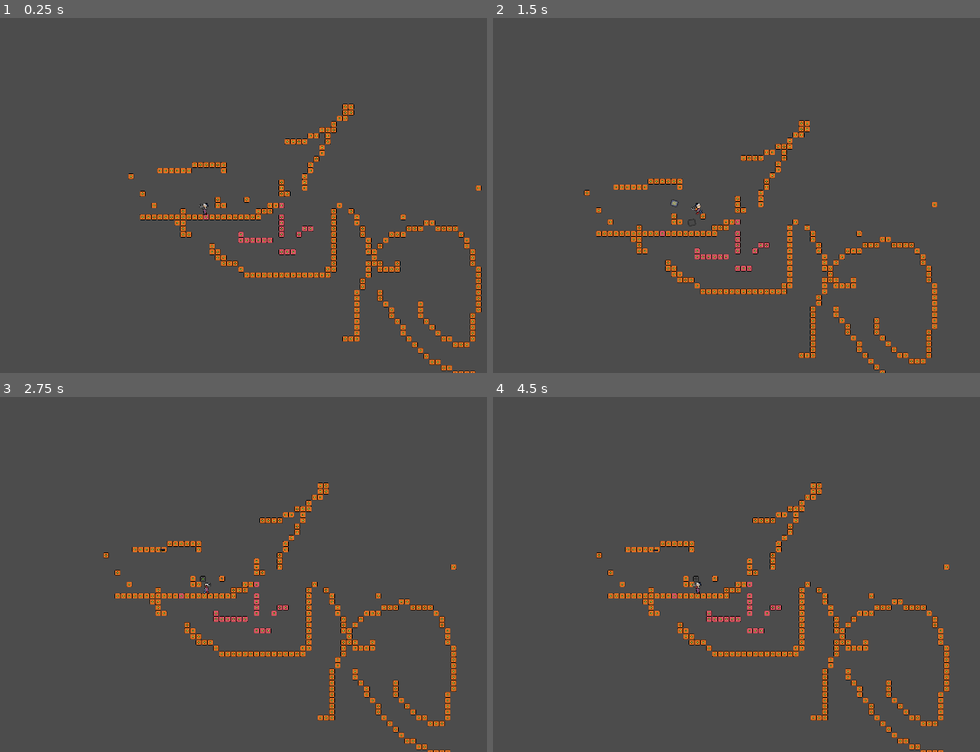
Above: before the commit, frames 1-4 (two rows, left to right).
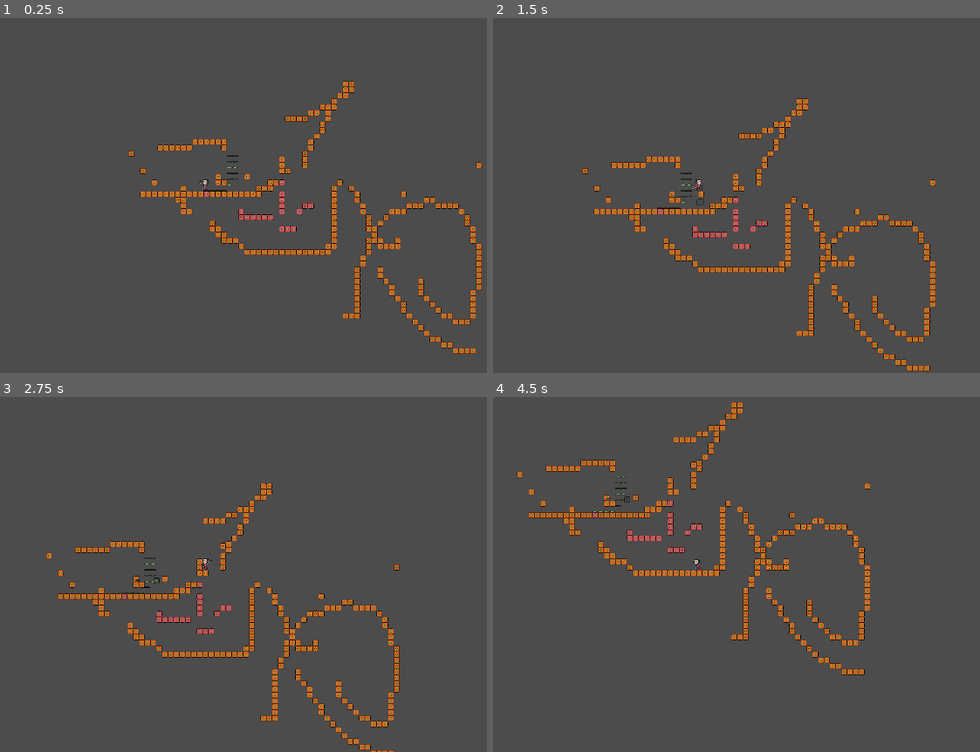
Above: after the commit, the same moments.

Repository: Hoyoll/unnamed-game
Game: Godot game, scene res://assets/scene/Main.tscn
Two runs of this game, one before a commit and one after it. Both use one fixed random seed, a clock stepped at 60 frames per second and the inputs below. The project has no main scene, so this scene is started directly.
Inputs (mouse positions are in pixels of both pictures, inside the frame that each line leads up to):
- Up to frame 1 (0.25 s): no input
- Up to frame 2 (1.5 s): tap Enter at 0.5 s; move the mouse to (950, 156) at 0.52 s; hold Right (ui_right) from 0.53 s (still down); click (950, 156) at 0.67 s; tap Up (ui_up) at 0.77 s; move the mouse to (658, 195) at 1.27 s; click (658, 195) at 1.42 s
- Up to frame 3 (2.75 s): tap Up (ui_up) at 1.52 s; move the mouse to (374, 471) at 2.02 s; release Right (ui_right) at 2.03 s; hold Left (ui_left) from 2.03 s (still down); click (374, 471) at 2.17 s
- Up to frame 4 (4.5 s): tap Space at 2.75 s; move the mouse to (765, 634) at 2.77 s; release Left (ui_left) at 2.78 s; hold Right (ui_right) 2.78-4.28 s; click (765, 634) at 2.92 s; tap Up (ui_up) at 3.02, 3.77 s; move the mouse to (outside the picture) at 3.52 s; click (outside the picture) at 3.67 s; move the mouse to (590, 496) at 4.27 s; hold Left (ui_left) from 4.28 s (still down); click (590, 496) at 4.42 s

The runs differ from the first frame. In frame 1, 8.0% of the frame differs, in the area x 26-99%, y 17-100%; in frame 2, 8.2%; in frame 3, 8.2%; in frame 4, 8.7%, in the area x 4-94%, y 1-100%.

Commit message:
some new stuff i suppose

Diff:
--- a/assets/scene/Brick/Brick.tscn
+++ b/assets/scene/Brick/Brick.tscn
@@ -1,7 +1,6 @@
-[gd_scene load_steps=28 format=2]
+[gd_scene load_steps=27 format=2]
 
 [ext_resource path="res://assets/script/Tile/Brick.gd" type="Script" id=1]
-[ext_resource path="res://assets/script/Tile/Coll.gd" type="Script" id=3]
 [ext_resource path="res://assets/sprite/Proto/Block/blocks proto1.png" type="Texture" id=4]
 
 [sub_resource type="RectangleShape2D" id=3]
@@ -142,13 +141,6 @@
 [node name="Brick" type="StaticBody2D"]
 script = ExtResource( 1 )
 
-[node name="Area2D" type="Area2D" parent="."]
-script = ExtResource( 3 )
-
-[node name="CollisionShape2D" type="CollisionShape2D" parent="Area2D"]
-scale = Vector2( 1.5, 1.5 )
-shape = SubResource( 3 )
-
 [node name="CollisionShape2D" type="CollisionShape2D" parent="."]
 shape = SubResource( 3 )
 
--- a/assets/scene/Level/Level1.tscn
+++ b/assets/scene/Level/Level1.tscn
@@ -1,7 +1,8 @@
-[gd_scene load_steps=6 format=2]
+[gd_scene load_steps=8 format=2]
 
 [ext_resource path="res://assets/scene/player/Player.tscn" type="PackedScene" id=1]
 [ext_resource path="res://assets/sprite/Proto/MC sketch3.png" type="Texture" id=2]
+[ext_resource path="res://assets/sprite/Proto/Block/blocks proto1.png" type="Texture" id=3]
 
 [sub_resource type="ConvexPolygonShape2D" id=2]
 points = PoolVector2Array( 0, 0, 16, 0, 16, 16, 0, 16 )
@@ -53,11 +54,34 @@
 } ]
 1/z_index = 0
 
+[sub_resource type="TileSet" id=4]
+0/name = "blocks proto1.png 0"
+0/texture = ExtResource( 3 )
+0/tex_offset = Vector2( 0, 0 )
+0/modulate = Color( 1, 1, 1, 1 )
+0/region = Rect2( 16, 32, 144, 16 )
+0/tile_mode = 2
+0/autotile/icon_coordinate = Vector2( 0, 0 )
+0/autotile/tile_size = Vector2( 16, 16 )
+0/autotile/spacing = 0
+0/autotile/occluder_map = [  ]
+0/autotile/navpoly_map = [  ]
+0/autotile/priority_map = [  ]
+0/autotile/z_index_map = [  ]
+0/occluder_offset = Vector2( 0, 0 )
+0/navigation_offset = Vector2( 0, 0 )
+0/shape_offset = Vector2( 0, 0 )
+0/shape_transform = Transform2D( 1, 0, 0, 1, 0, 0 )
+0/shape_one_way = false
+0/shape_one_way_margin = 0.0
+0/shapes = [  ]
+0/z_index = 0
+
 [node name="Level1" type="Node2D"]
 position = Vector2( 22, 19 )
 scale = Vector2( 0.996584, 1 )
 
-[node name="TileMap" type="TileMap" parent="."]
+[node name="TileMap" type="TileMap" parent="." groups=["solid"]]
 position = Vector2( 1.00343, 0 )
 tile_set = SubResource( 1 )
 cell_size = Vector2( 16, 16 )
@@ -68,3 +92,9 @@
 [node name="Player" parent="." instance=ExtResource( 1 )]
 position = Vector2( 262, 289 )
 scale = Vector2( 1.00596, 1 )
+
+[node name="Back" type="TileMap" parent="."]
+tile_set = SubResource( 4 )
+cell_size = Vector2( 16, 16 )
+format = 1
+tile_data = PoolIntArray( 851988, 0, 0, 851989, 0, 0, 917524, 0, 0, 917525, 0, 0, 983060, 0, 0, 983061, 0, 0, 1048596, 0, 0, 1048597, 0, 0, 1114132, 0, 0, 1114133, 0, 0, 1179668, 0, 0, 1245200, 0, 0, 1245201, 0, 0, 1245202, 0, 0, 1245203, 0, 0 )
--- a/assets/scene/Level/Puzzle_1.tscn
+++ b/assets/scene/Level/Puzzle_1.tscn
@@ -1,7 +1,8 @@
-[gd_scene load_steps=3 format=2]
+[gd_scene load_steps=4 format=2]
 
 [ext_resource path="res://assets/scene/Level/tileset.tres" type="TileSet" id=1]
 [ext_resource path="res://assets/sprite/sqr.png" type="Texture" id=2]
+[ext_resource path="res://assets/scene/Player/Player.tscn" type="PackedScene" id=3]
 
 [node name="Puzzle_1" type="Node2D"]
 
@@ -20,8 +21,11 @@
 format = 1
 tile_data = PoolIntArray( 327696, 43, 0, 393232, 44, 0, 458768, 45, 0, 524298, 6, 0, 524299, 6, 0, 524300, 6, 0, 524301, 7, 0, 524304, 44, 0, 589837, 18, 0, 589840, 45, 0, 655373, 18, 0, 655376, 44, 0, 720909, 18, 0, 720912, 45, 0 )
 
-[node name="TileMapForeGround" type="TileMap" parent="."]
+[node name="TileMapForeGround" type="TileMap" parent="." groups=["solid"]]
 tile_set = ExtResource( 1 )
 cell_quadrant_size = 64
 format = 1
 tile_data = PoolIntArray( 0, 0, 0, 1, 0, 0, 2, 0, 0, 3, 0, 0, 4, 0, 0, 5, 0, 0, 6, 0, 0, 7, 0, 0, 8, 0, 0, 9, 0, 0, 10, …(6059 unchanged characters)…
+
+[node name="Player" parent="." instance=ExtResource( 3 )]
+position = Vector2( 548, 604 )
--- a/assets/scene/Player/Player.tscn
+++ b/assets/scene/Player/Player.tscn
@@ -4,47 +4,6 @@
 [ext_resource path="res://assets/sprite/Proto/Block/blocks proto1.png" type="Texture" id=2]
 [ext_resource path="res://assets/script/Player/Player.gd" type="Script" id=3]
 [ext_resource path="res://assets/script/Player/Wrench.gd" type="Script" id=4]
-
-[sub_resource type="RectangleShape2D" id=8]
-extents = Vector2( 5, 15 )
-
-[sub_resource type="AtlasTexture" id=17]
-flags = 4
-atlas = ExtResource( 1 )
-region = Rect2( 0, 0, 32, 32 )
-
-[sub_resource type="AtlasTexture" id=18]
-flags = 4
-atlas = ExtResource( 1 )
-region = Rect2( 32, 0, 32, 32 )
-
-[sub_resource type="AtlasTexture" id=19]
-flags = 4
-atlas = ExtResource( 1 )
-region = Rect2( 64, 0, 32, 32 )
-
-[sub_resource type="AtlasTexture" id=20]
-flags = 4
-atlas = ExtResource( 1 )
-region = Rect2( 96, 0, 32, 32 )
-
-[sub_resource type="SpriteFrames" id=9]
-animations = [ {
-"frames": [ SubResource( 17 ) ],
-"loop": true,
-"name": "idle",
-"speed": 5.0
-}, {
-"frames": [  ],
-"loop": true,
-"name": "jump",
-"speed": 5.0
-}, {
-"frames": [ SubResource( 18 ), SubResource( 19 ), SubResource( 20 ) ],
-"loop": true,
-"name": "walk",
-"speed": 5.0
-} ]
 
 [sub_resource type="AtlasTexture" id=21]
 flags = 4
@@ -97,24 +56,53 @@
 "speed": 5.0
 } ]
 
+[sub_resource type="RectangleShape2D" id=8]
+extents = Vector2( 8, 15 )
+
+[sub_resource type="AtlasTexture" id=17]
+flags = 4
+atlas = ExtResource( 1 )
+region = Rect2( 0, 0, 32, 32 )
+
+[sub_resource type="AtlasTexture" id=18]
+flags = 4
+atlas = ExtResource( 1 )
+region = Rect2( 32, 0, 32, 32 )
+
+[sub_resource type="AtlasTexture" id=19]
+flags = 4
+atlas = ExtResource( 1 )
+region = Rect2( 64, 0, 32, 32 )
+
+[sub_resource type="AtlasTexture" id=20]
+flags = 4
+atlas = ExtResource( 1 )
+region = Rect2( 96, 0, 32, 32 )
+
+[sub_resource type="SpriteFrames" id=9]
+animations = [ {
+"frames": [ SubResource( 17 ) ],
+"loop": true,
+"name": "idle",
+"speed": 5.0
+}, {
+"frames": [  ],
+"loop": true,
+"name": "jump",
+"speed": 5.0
+}, {
+"frames": [ SubResource( 18 ), SubResource( 19 ), SubResource( 20 ) ],
+"loop": true,
+"name": "walk",
+"speed": 5.0
+} ]
+
 [node name="Player" type="KinematicBody2D"]
-position = Vector2( 241, 399 )
+position = Vector2( 684, 512 )
 script = ExtResource( 3 )
 
-[node name="Camera2D" type="Camera2D" parent="."]
-position = Vector2( 279, -88 )
-current = true
-
-[node name="CollisionShape2D" type="CollisionShape2D" parent="."]
-position = Vector2( 0, -1 )
-shape = SubResource( 8 )
-
-[node name="AnimatedSprite" type="AnimatedSprite" parent="."]
-frames = SubResource( 9 )
-animation = "jump"
-
 [node name="Wrench" type="Node2D" parent="."]
-position = Vector2( 4, 19 )
+position = Vector2( 2, 10 )
 script = ExtResource( 4 )
 aim_line_length = 83
 aim_line_width = 3.0
@@ -131,3 +119,15 @@
 scale = Vector2( 0.937497, 0.937502 )
 frames = SubResource( 22 )
 animation = "2"
+
+[node name="CollisionShape2D" type="CollisionShape2D" parent="."]
+position = Vector2( 0, 2 )
+shape = SubResource( 8 )
+
+[node name="AnimatedSprite" type="AnimatedSprite" parent="."]
+frames = SubResource( 9 )
+animation = "jump"
+
+[node name="Camera2D" type="Camera2D" parent="."]
+position = Vector2( 278, -22 )
+current = true
--- a/assets/script/Player/Bullet.gd
+++ b/assets/script/Player/Bullet.gd
@@ -45,9 +45,11 @@
 		var collider = collision.collider
 
 		if collider is TileMap:
+			var tilemap = collider as TileMap
+			if not tilemap.is_in_group("solid"):
+				return
+			var brick = BRICK_INST.instance()
 			queue_free()
-			var tilemap = collider as TileMap
-			var brick = BRICK_INST.instance()
 			brick.BRICK_TYPE = BULLET_TYPE
 			get_parent().add_child(brick)
 			var adjusted_hit_pos = hit_pos + Vector2(-tilemap.cell_size.x / 2, -tilemap.cell_size.y / 2)
--- a/assets/script/Player/Wrench.gd
+++ b/assets/script/Player/Wrench.gd
@@ -63,7 +63,6 @@
 
 func shoot():
 	if ammo.size() == 0:
-		print("empty!")
 		return
 	var bullet = BulletScene.instance()
 	get_parent().get_parent().add_child(bullet)
--- a/assets/script/Tile/Brick.gd
+++ b/assets/script/Tile/Brick.gd
@@ -28,10 +28,5 @@
 			texture.play("spring_idle")
 			pass
 		TYPE.TEMP:
-			var limit = 10
-			var time = 0
-			if time >= limit:
-				queue_free()
-			time += delta
 			texture.play("temp")
 			pass
